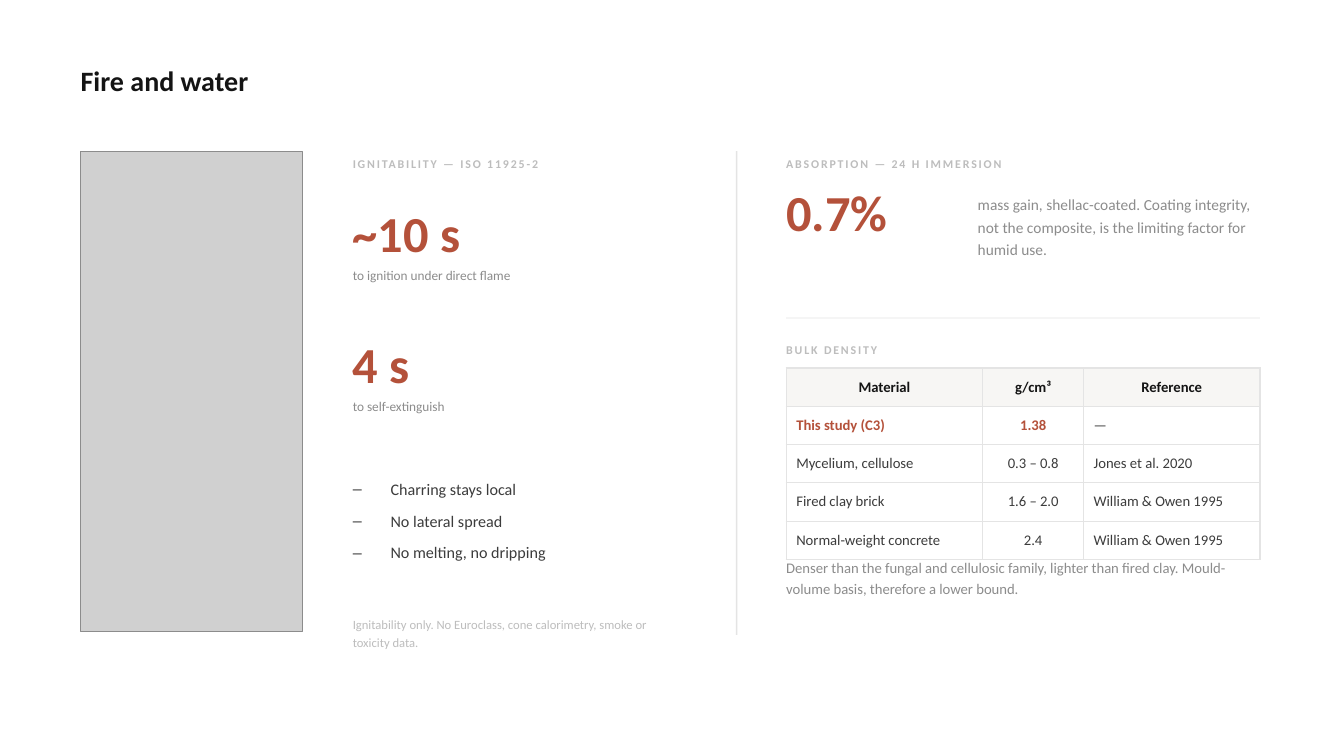
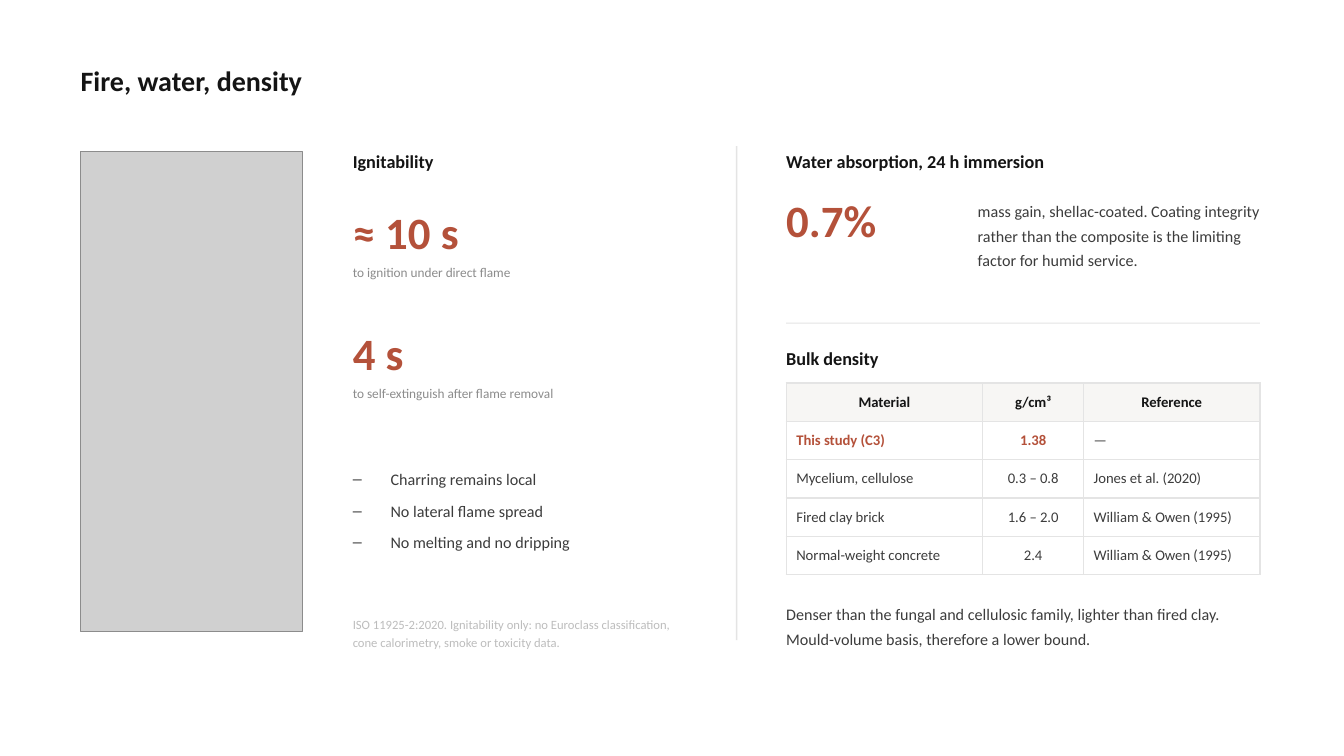
Before and after one commit to bunal91/sanat-ve-mekan, a slide deck: slide 21 of konferans-bildirisi/06-sunum/ICSMMEP26_Presentation_Unal.pptx (slide 19 before the commit). Drawn at 1344x756 pixels with LibreOffice and Linux fonts; fonts in the diff are those of the drawing; grey boxes stand for pictures. Boxes give left, top, right and bottom in pixels: in the first picture for what was removed or moved away, otherwise in the second. Text is boxed around its words. In the diff, an @@ line names an element or a change of style, - is before the commit and + after.

```diff
--- a/konferans-bildirisi/06-sunum/ICSMMEP26_Presentation_Unal.pptx
+++ b/konferans-bildirisi/06-sunum/ICSMMEP26_Presentation_Unal.pptx
@@ text at <box>81,71,302,96</box>: text changed @@
-Fire and water
+Fire, water, density
@@ rectangle: place and size @@
-rectangle at <box>736,151,737,635</box>
+rectangle at <box>736,146,737,640</box>
@@ text at <box>353,155,434,171</box>: text changed; size 8.5 to 13 pt; text colour #BDBDBD to #141414 @@
-IGNITABILITY — ISO 11925-2
+Ignitability
@@ text at <box>786,155,1045,171</box>: text changed; size 8.5 to 13 pt; text colour #BDBDBD to #141414 @@
-ABSORPTION — 24 H IMMERSION
+Water absorption, 24 h immersion
@@ text "0.7%" at <box>786,206,876,238</box>: size 36 to 32 pt @@
@@ text at <box>385,219,459,250</box>: text changed; size 36 to 32 pt @@
-~10 s
+≈ 10 s
@@ text at <box>978,231,1241,266</box>: text changed; size 11 to 11.5 pt; text colour #8C8C8C to #3C3C3C @@
-mass gain, shellac-coated. Coating integrity, not the composite, is the limiting factor for humid use.
+mass gain, shellac-coated. Coating integrity rather than the composite is the limiting factor for humid service.
@@ text "4 s" at <box>353,341,404,371</box>: size 36 to 32 pt @@
@@ rectangle: place and size @@
-rectangle at <box>786,318,1260,319</box>
+rectangle at <box>786,323,1260,324</box>
@@ text at <box>786,352,878,368</box>: text changed; size 8.5 to 13 pt; text colour #BDBDBD to #141414 @@
-BULK DENSITY
+Bulk density
@@ text at <box>353,389,554,400</box>: text changed @@
-to self-extinguish
+to self-extinguish after flame removal
@@ table at <box>786,383,1260,567</box> @@
-row 3, column 3: Jones et al. 2020
+row 3, column 3: Jones et al. (2020)
-row 4, column 3: William & Owen 1995
+row 4, column 3: William & Owen (1995)
-row 5, column 3: William & Owen 1995
+row 5, column 3: William & Owen (1995)
@@ table: place and size @@
-table at <box>786,368,1260,552</box>
+table at <box>786,383,1260,567</box>
@@ text at <box>391,474,569,551</box>: text changed @@
-– Charring stays local
-– No lateral spread
-– No melting, no dripping
+– Charring remains local
+– No lateral flame spread
+– No melting and no dripping
@@ text at <box>353,620,670,649</box>: text changed @@
-Ignitability only. No Euroclass, cone calorimetry, smoke or toxicity data.
+ISO 11925-2:2020. Ignitability only: no Euroclass classification, cone calorimetry, smoke or toxicity data.
@@ text "Denser than the fungal and ...": place and size @@
-text "Denser than the fungal and ..." at <box>786,563,1225,596</box>
+text "Denser than the fungal and ..." at <box>786,609,1219,647</box>
@@ text "Denser than the fungal and ..." at <box>786,609,1219,647</box>: size 10.5 to 11.5 pt, text colour #8C8C8C to #3C3C3C; line spacing 15.5pt to 17.5pt @@
```
Also in this commit, not shown: 20 other slides changed, 8 slides added, 6 slides removed, 4 other files.
